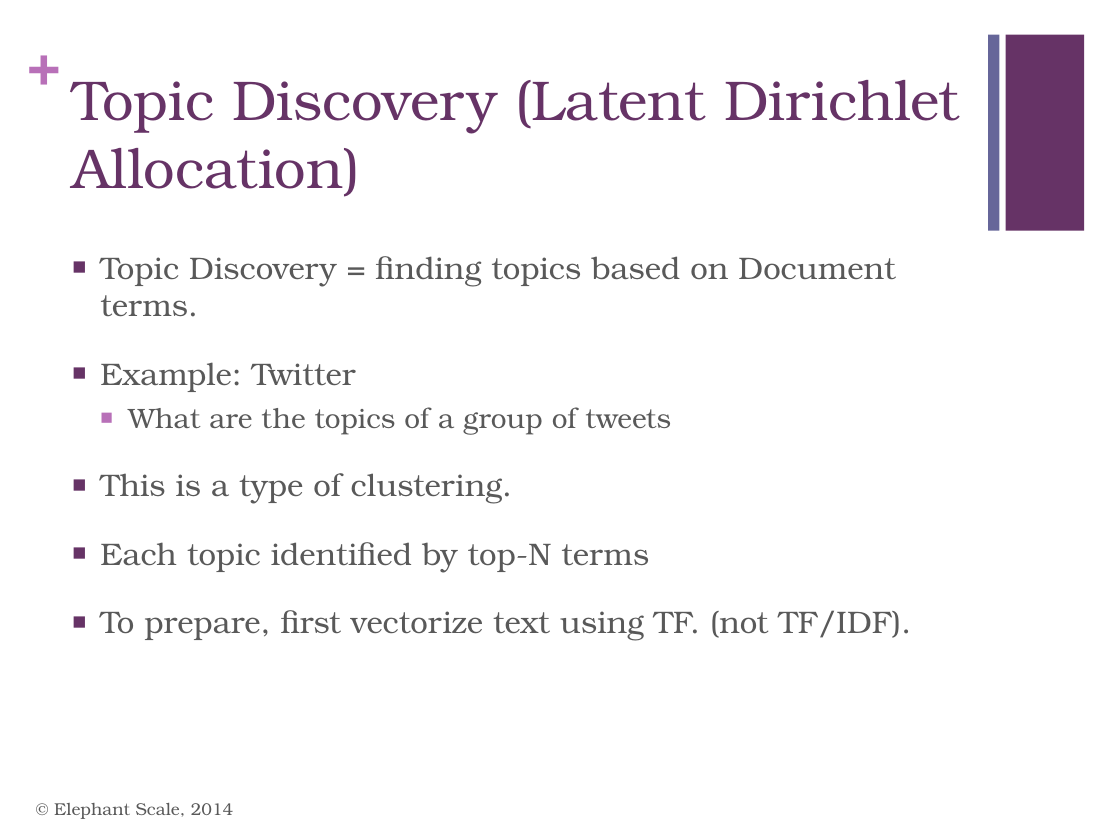
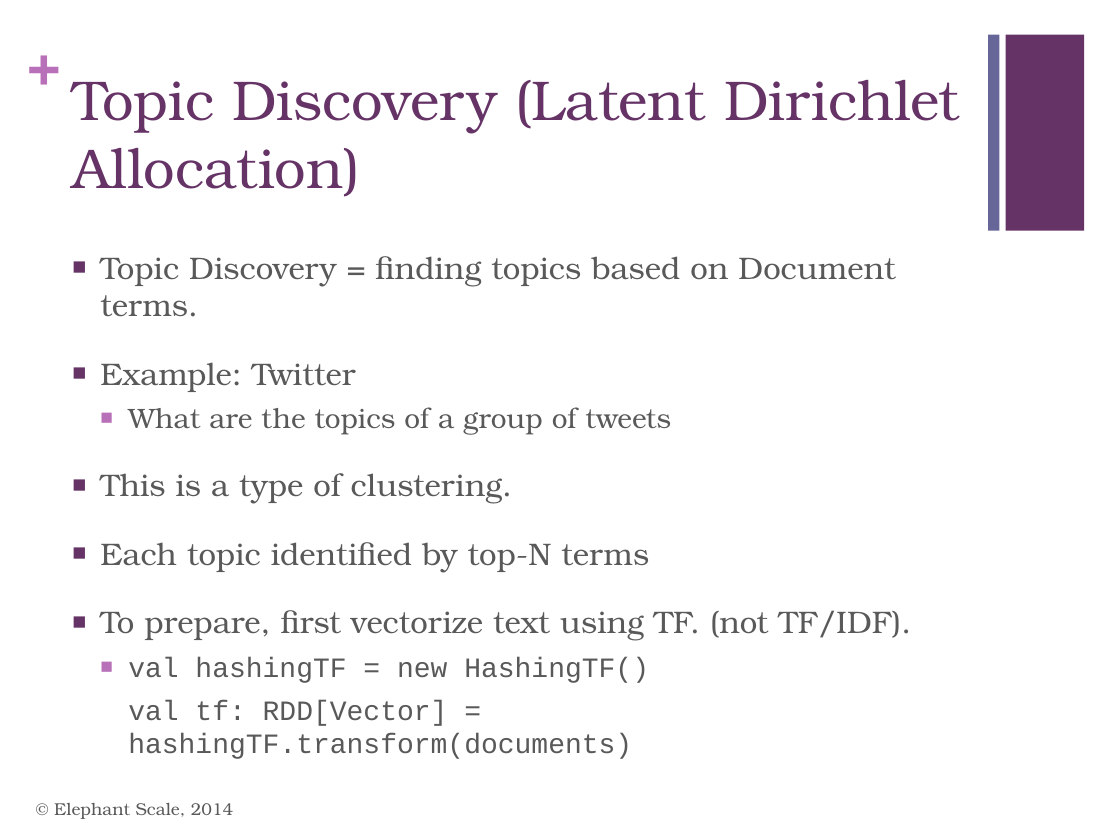
Before and after one commit to mattvinks/spark-labs, a slide deck: slide 34 of slides/MLLib.pptx (slide 31 before the commit). Drawn at 1120x840 pixels with LibreOffice and Linux fonts; fonts in the diff are those of the drawing. Boxes give left, top, right and bottom in pixels: in the first picture for what was removed or moved away, otherwise in the second. Text is boxed around its words. In the diff, an @@ line names an element or a change of style, - is before the commit and + after.

```diff
--- a/slides/MLLib.pptx
+++ b/slides/MLLib.pptx
@@ text at bbox=[128, 657, 649, 759]: paragraphs added @@
+  ■ val hashingTF = new HashingTF()
+  val tf: RDD[Vector] = hashingTF.transform(documents)
```
Also in this commit, not shown: 6 other slides changed, 7 slides added.
